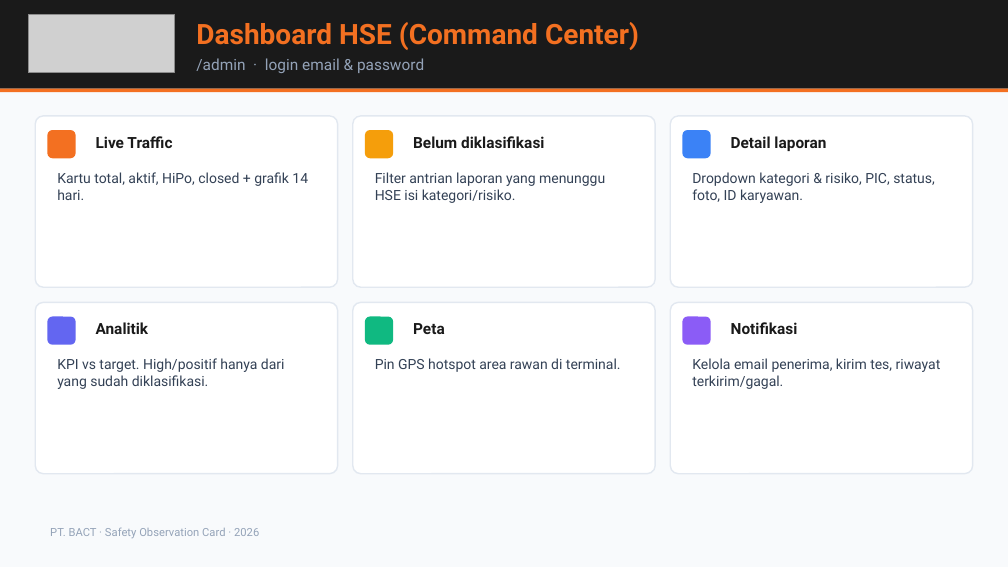
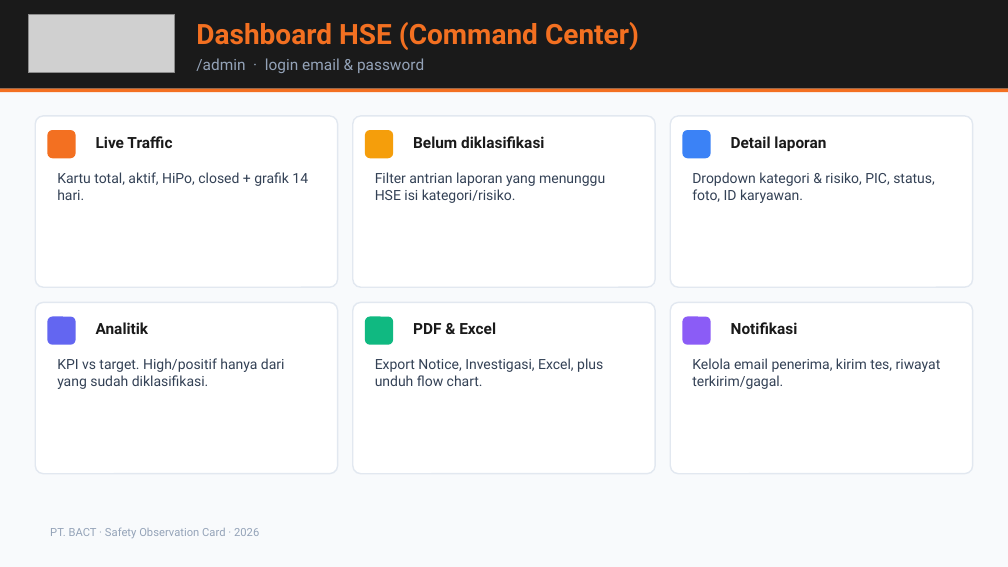
Before and after one commit to msatibi32/bact-safety-observation-modern, a slide deck: slide 8 of supabase/BACT-SOC-Presentasi-HSE.pptx (slide 7 before the commit). Drawn at 1008x567 pixels with LibreOffice and Linux fonts; fonts in the diff are those of the drawing; grey boxes stand for pictures. Boxes give left, top, right and bottom in pixels: in the first picture for what was removed or moved away, otherwise in the second. Text is boxed around its words. In the diff, an @@ line names an element or a change of style, - is before the commit and + after.

```diff
--- a/supabase/BACT-SOC-Presentasi-HSE.pptx
+++ b/supabase/BACT-SOC-Presentasi-HSE.pptx
@@ text at [413, 322, 496, 334]: text changed @@
-Peta
+PDF & Excel
@@ text at [375, 358, 603, 386]: text changed @@
-Pin GPS hotspot area rawan di terminal.
+Export Notice, Investigasi, Excel, plus unduh flow chart.
```
Also in this commit, not shown: 1 other slide changed, 4 slides added, 1 slide removed, 8 other files.
